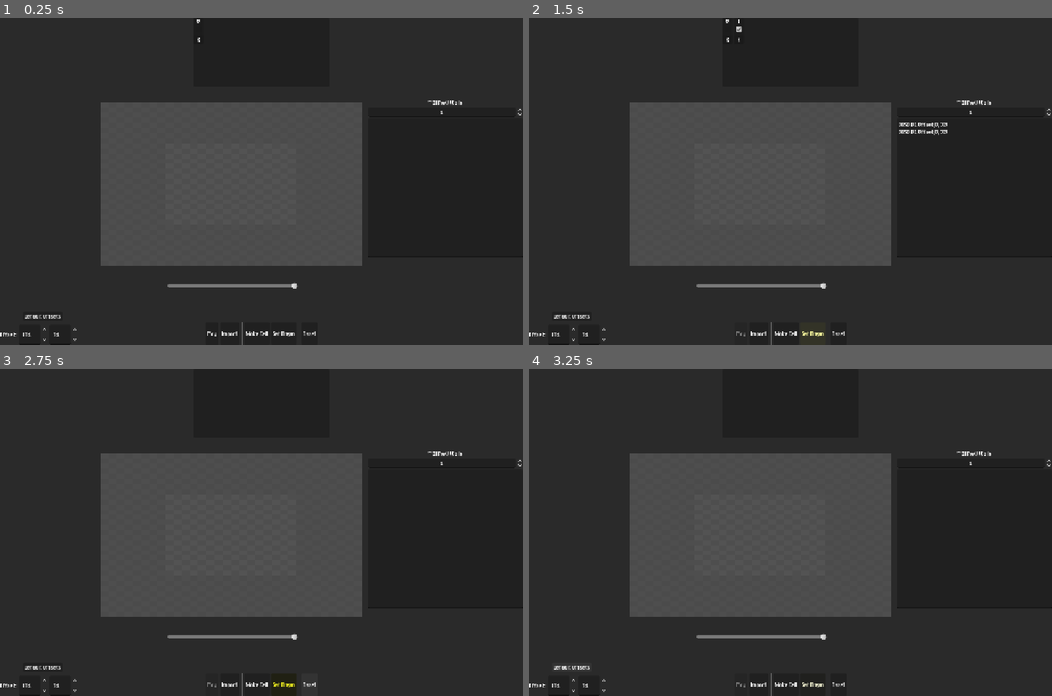
Above: before the commit, frames 1-4 (two rows, left to right).
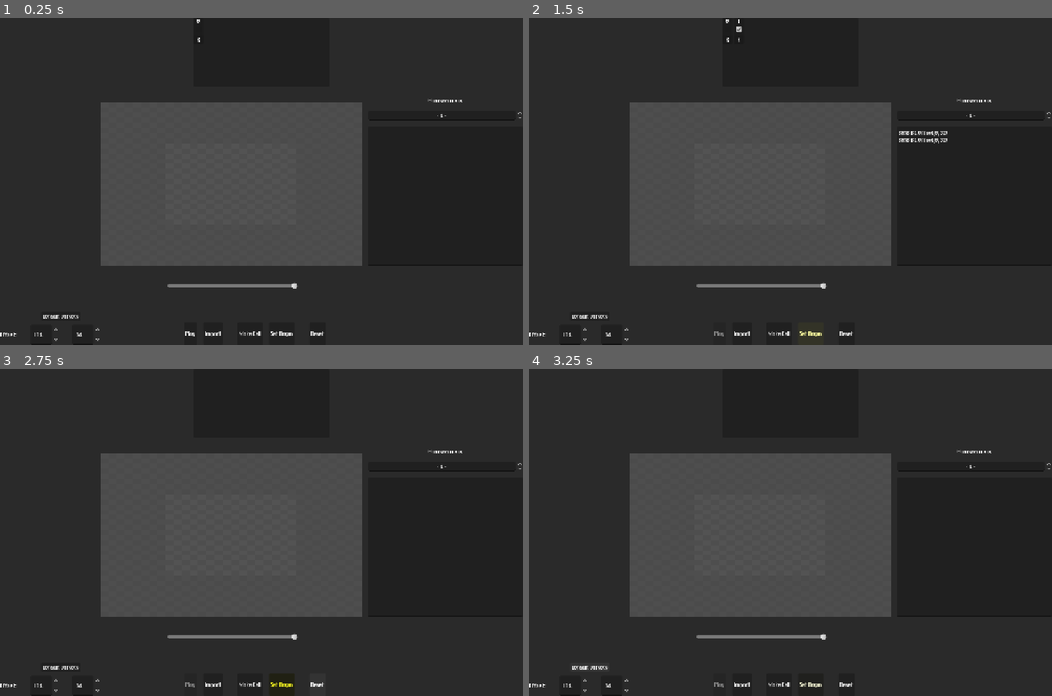
Above: after the commit, the same moments.

Repository: Pink-Mario/offset-it-doom
Game: Godot game, scene res://scenes/offset_it_main.tscn
Same seed, same stepped clock (60 frames per second), same inputs: the game is played once before the commit and once after it.
Inputs:
- Up to frame 1 (0.25 s): no input
- Up to frame 2 (1.5 s): click "Make Cell" at 0.5 s; click "Set Origin" at 1.25 s
- Up to frame 3 (2.75 s): click "Reset" at 2 s
- Up to frame 4 (3.25 s): click "Default Offsets" at 2.75 s

The runs differ from the first frame. In frame 1, 0.5% of the frame differs, in the area x 3-100%, y 25-100%; in frame 2, 0.8%; in frame 3, 0.5%; in frame 4, 0.5%.

Commit message:
Finishing Touches

Diff:
--- a/scenes/offset_it_main.gd
+++ b/scenes/offset_it_main.gd
@@ -468,11 +468,6 @@
 
 		if cell.sprite_name != last_sprite_name and cell.sprite_name != "":
 			code_lines.append("// --- Sprite: %s ---" % cell.sprite_name)
-
-			if i > 0:
-				var sprite_code = generate_sprite_code(cell.sprite_name)
-				var instant_code = sprite_code.left(sprite_code.length() - 1) + "0"
-				code_lines.append("%s A_WeaponReady(15)" % instant_code)
 
 			last_sprite_name = cell.sprite_name
 
--- a/scenes/offset_it_main.tscn
+++ b/scenes/offset_it_main.tscn
@@ -120,6 +120,7 @@
 offset_top = -50.0
 offset_right = 317.0
 grow_vertical = 0
+theme_override_constants/separation = 32
 
 [node name="OffsetLabel" type="Label" parent="OffsetDataContainer" unique_id=1190270802]
 layout_mode = 2
@@ -155,6 +156,7 @@
 offset_bottom = 201.0
 grow_horizontal = 0
 grow_vertical = 2
+theme_override_constants/separation = 16
 
 [node name="OffsetItDisplayTitle" type="Label" parent="OffsetItDisplay" unique_id=1791688122]
 layout_mode = 2
@@ -184,11 +186,12 @@
 anchor_top = 1.0
 anchor_right = 0.5
 anchor_bottom = 1.0
-offset_left = -199.5
+offset_left = -216.0
 offset_top = -55.0
-offset_right = 199.5
+offset_right = 183.0
 grow_horizontal = 2
 grow_vertical = 0
+theme_override_constants/separation = 16
 alignment = 1
 
 [node name="PlayButton" type="Button" parent="ButtonHBox" unique_id=45182657]
@@ -242,9 +245,9 @@
 
 [node name="DefaultOffsetsButton" type="Button" parent="." unique_id=757788081]
 layout_mode = 0
-offset_left = 57.0
+offset_left = 101.0
 offset_top = 719.0
-offset_right = 153.0
+offset_right = 197.0
 offset_bottom = 741.0
 text = "Default Offsets"
 
Not shown, added: export_presets.cfg
